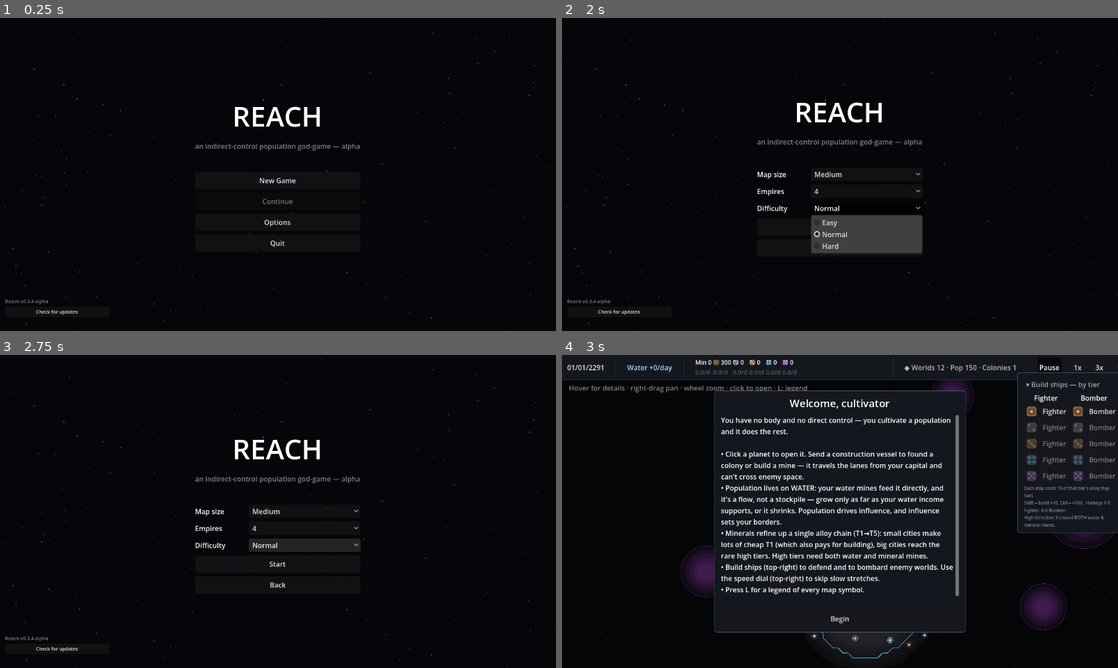
Above: before the commit, frames 1-4 (two rows, left to right).
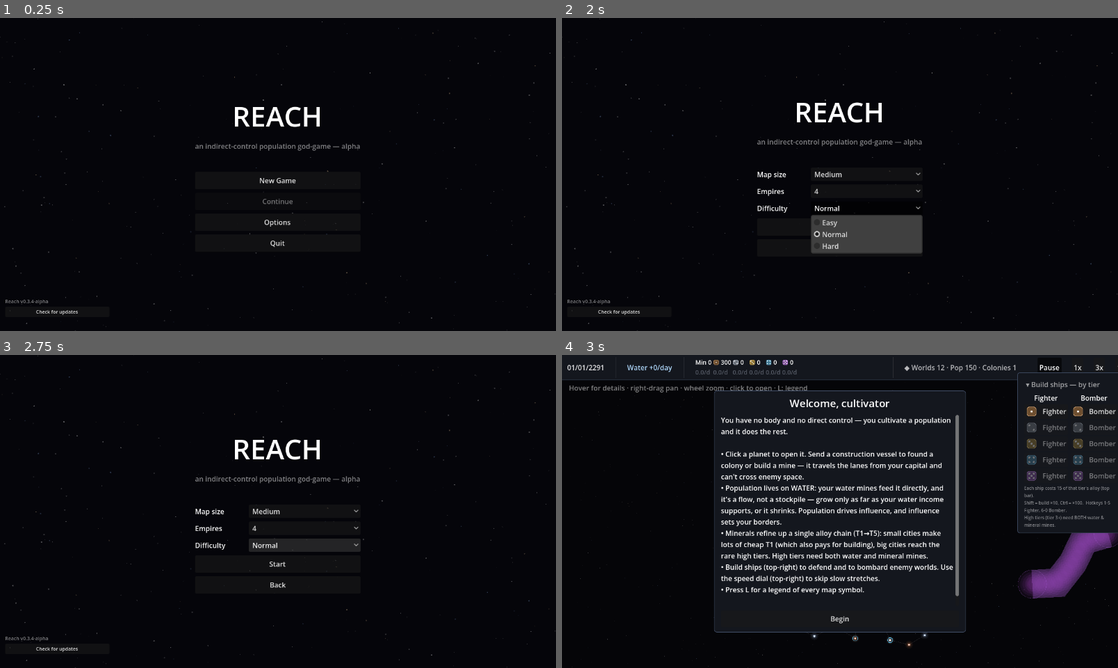
Above: after the commit, the same moments.

Repository: evyatarmitz/reach
Game: Godot game, scene res://menu/menu.tscn
Same seed, same stepped clock (60 frames per second), same inputs: the game is played once before the commit and once after it.
Inputs:
- Up to frame 1 (0.25 s): no input
- Up to frame 2 (2 s): click "New Game" at 0.5 s; click "Normal" at 1.25 s
- Up to frame 3 (2.75 s): click "Normal" at 2 s
- Up to frame 4 (3 s): click "Start" at 2.75 s

Frames 1-3 are identical in both runs. In frame 4, 3.6% of the frame differs, in the area x 21-100%, y 8-98%.

Commit message:
Reshape storms into snaking bands that lie across lanes — tactical, not walls
Anomalies were fat circles wedged into open space, kept off every lane so they
could never touch movement. That made them scenery. They're now snaking bands —
a spine polyline thickened into a capsule chain — that ARE allowed to cross
hyperlanes, because movement never consulted them anyway (routing is pure lane
topology). The result is a tactical object: a corridor that's blind and un-
projectable but perfectly flyable — sneak a fleet through a storm and it arrives
unseen, but you can't hold ground or see inside it.

- Representation: anomaly is {pts: PackedVector2Array (spine), r: band half-width}.
  Thinner and longer than the old blobs (see ANOMALY_* constants), grown from a
  random head along a wandering heading (ANOMALY_TURN wiggle) for interesting maps.
- Blocking unchanged in spirit: influence + sight still can't enter or cross a band.
  point_in_anomaly / segment_hits_anomaly now measure distance to the spine
  (point-to-polyline, segment-to-polyline via segment-segment distance).
- Placement drops the off-lanes rule but keeps the off-systems clearance, so no
  colony is ever born blind inside a storm. Bands stay spread apart by their heads.
- Rendering draws the band as overlapping haze blobs down a finely-sampled spine
  plus a rounded sausage outline; save/load serialize the spine point list.
- Tests: band-across-line blocks influence, a fleet flies through a band on its
  lane, generated bands never overlap a system. Determinism (bit-identical) holds.

Diff:
--- a/desktop/game/main.gd
+++ b/desktop/game/main.gd
@@ -1112,17 +1112,33 @@
 	# to grey explored-memory to never-seen black. Baked in the border refresh.
 	if _fog_tex != null:
 		draw_texture_rect(_fog_tex, _fog_rect, false)
-	# Cosmic anomalies: a magenta nebula haze with a darker core — physical hazards
-	# that block influence and sight, so they're always visible (you route around
-	# them). Drawn over the fog.
+	# Cosmic anomalies ("storms"): a magenta nebula haze snaking along a spine. They
+	# block influence and sight (not movement), so they're always visible — a blind
+	# corridor to route sight around but fly fleets through. The band is a capsule
+	# chain: overlapping haze blobs down the spine, then a bright outline of the same
+	# rounded sausage so its edges read clearly.
 	for an in sim.anomalies:
-		var ac: Vector2 = an.pos
+		var pts: PackedVector2Array = an.pts
 		var ar: float = an.r
-		for i in 5:
-			var t := float(i) / 5.0
+		# Sample the spine finely so blobs overlap into a continuous band.
+		var band := PackedVector2Array()
+		for i in pts.size() - 1:
+			var a: Vector2 = pts[i]
+			var b: Vector2 = pts[i + 1]
+			var segs := maxi(1, int(a.distance_to(b) / (ar * 0.5)))
+			for s in segs:
+				band.append(a.lerp(b, float(s) / float(segs)))
+		band.append(pts[pts.size() - 1])
+		for layer in 5:
+			var t := float(layer) / 5.0
 			var col := Color(0.5, 0.2, 0.6, 0.10 + t * 0.06)
-			draw_circle(ac, ar * (1.0 - t * 0.8), col)
-		draw_arc(ac, ar, 0.0, TAU, 48, Color(0.7, 0.4, 0.9, 0.35), 1.5)
+			for c in band:
+				draw_circle(c, ar * (1.0 - t * 0.8), col)
+		# Rounded outline: thick line down the spine + a cap circle at each end.
+		if pts.size() >= 2:
+			draw_polyline(pts, Color(0.7, 0.4, 0.9, 0.30), ar * 2.0)
+		draw_arc(pts[0], ar, 0.0, TAU, 24, Color(0.7, 0.4, 0.9, 0.35), 1.5)
+		draw_arc(pts[pts.size() - 1], ar, 0.0, TAU, 24, Color(0.7, 0.4, 0.9, 0.35), 1.5)
 	# Deformed influence borders (already fog-gated to VR in _recompute_borders).
 	# Two passes: a wide translucent underlay for a soft glow, then the crisp core.
 	for seg in _border_segments:
--- a/desktop/sim/constants.gd
+++ b/desktop/sim/constants.gd
@@ -264,12 +264,17 @@
 const MAP_AREA_PER_PLANET := 30000.0
 const MAP_MIN_SEPARATION := 90.0
 
-# Cosmic anomalies: circular regions that block influence and visibility. Placed in
-# open space (clear of systems and lanes) so they never break connectivity or
-# movement — they force influence/sight to route around them. Count scales a little
-# with map size (see generate_map).
+# Cosmic anomalies ("storms"): snaking bands that block influence and visibility but
+# NOT movement — fleets fly straight through them, and they're allowed to lie across
+# hyperlanes. That makes a storm a tactical object (a blind, un-defended corridor)
+# rather than a wall. Each is a capsule-chain: a spine polyline of ANOMALY_STEPS
+# points, thickened by ANOMALY_RADIUS. Count scales a little with map size.
 const ANOMALY_MIN := 2
 const ANOMALY_MAX := 6
-const ANOMALY_RADIUS_MIN := 110.0
-const ANOMALY_RADIUS_MAX := 190.0
-const ANOMALY_SYSTEM_CLEARANCE := 30.0   # keep this far off any system
+const ANOMALY_RADIUS_MIN := 42.0         # band half-width (thinner than the old blobs)
+const ANOMALY_RADIUS_MAX := 78.0
+const ANOMALY_STEPS_MIN := 5             # spine points — more = longer snake
+const ANOMALY_STEPS_MAX := 9
+const ANOMALY_STEP_LEN := 130.0          # spine segment length
+const ANOMALY_TURN := 0.9                # max radians a snake turns per step (wiggle)
+const ANOMALY_SYSTEM_CLEARANCE := 30.0   # keep the band this far off any system
--- a/desktop/sim/sim.gd
+++ b/desktop/sim/sim.gd
@@ -142,44 +142,51 @@
 	return sim
 
 
-# Scatter a few anomalies in open space — clear of every system and every lane, so
-# they block influence/visibility without ever cutting the map or a fleet's route.
+# Grow a few snaking storm-bands in open space. They may cross lanes (movement is
+# never blocked) but are kept clear of systems, so no colony is ever born blind inside
+# one. Each band is a spine polyline thickened by its radius (a capsule chain).
 static func _place_anomalies(sim: Sim, positions: Array, size: Vector2,
 		rng: RandomNumberGenerator) -> void:
 	var target: int = clampi(int(positions.size() / 12),
 		SimConstants.ANOMALY_MIN, SimConstants.ANOMALY_MAX)
-	# Spread them across the map instead of letting them clump: reject a candidate that's
-	# too near an anomaly already placed. ~the spacing of `target` points on a grid over
-	# the map, so they distribute rather than pile into one open region.
+	# Spread bands across the map instead of letting them clump: reject a candidate whose
+	# head starts too near an existing band's head. ~the spacing of `target` points on a
+	# grid over the map.
 	var min_apart: float = sqrt(size.x * size.y / maxf(1.0, float(target))) * 0.62
 	var attempts := 0
 	while sim.anomalies.size() < target and attempts < target * 800:
 		attempts += 1
 		var r := rng.randf_range(SimConstants.ANOMALY_RADIUS_MIN,
 			SimConstants.ANOMALY_RADIUS_MAX)
-		var p := Vector2(rng.randf_range(r, size.x - r), rng.randf_range(r, size.y - r))
+		var steps: int = rng.randi_range(SimConstants.ANOMALY_STEPS_MIN,
+			SimConstants.ANOMALY_STEPS_MAX)
+		# Grow the spine from a random head along a wandering heading. Reject the whole
+		# band if any spine point strays off-map or too near a system.
+		var head := Vector2(rng.randf_range(r, size.x - r), rng.randf_range(r, size.y - r))
 		var clear := true
-		for an in sim.anomalies:   # keep anomalies spread apart
-			if p.distance_to(an.pos) < min_apart:
+		for an in sim.anomalies:   # keep band heads spread apart
+			if head.distance_to(an.pts[0]) < min_apart:
 				clear = false
 				break
+		if not clear:
+			continue
+		var pts := PackedVector2Array([head])
+		var heading := rng.randf_range(0.0, TAU)
+		var p := head
+		for s in steps - 1:
+			heading += rng.randf_range(-SimConstants.ANOMALY_TURN, SimConstants.ANOMALY_TURN)
+			p = p + Vector2.from_angle(heading) * SimConstants.ANOMALY_STEP_LEN
+			if p.x < r or p.y < r or p.x > size.x - r or p.y > size.y - r:
+				clear = false
+				break
+			pts.append(p)
 		if clear:
-			for q in positions:   # keep off systems
-				if p.distance_to(q) < r + SimConstants.ANOMALY_SYSTEM_CLEARANCE:
+			for q in positions:   # keep the whole band off systems
+				if _dist_point_to_polyline(q, pts) < r + SimConstants.ANOMALY_SYSTEM_CLEARANCE:
 					clear = false
 					break
 		if clear:
-			for l in sim.lanes:   # keep off lanes (movement never blocked)
-				var a: Vector2 = sim.systems[l[0]].map_pos
-				var b: Vector2 = sim.systems[l[1]].map_pos
-				var ab := b - a
-				var len2 := ab.length_squared()
-				var t := 0.0 if len2 <= 0.0 else clampf((p - a).dot(ab) / len2, 0.0, 1.0)
-				if p.distance_to(a + ab * t) < r:
-					clear = false
-					break
-		if clear:
-			sim.anomalies.append({"pos": p, "r": r})
+			sim.anomalies.append({"pts": pts, "r": r})
 
 
 # Minimum spanning tree (Prim) so the whole map is one connected component, plus
@@ -324,7 +331,12 @@
 			"nad": a._next_action_day})
 	var ans: Array = []
 	for an in anomalies:
-		ans.append({"x": an.pos.x, "y": an.pos.y, "r": an.r})
+		var xs: Array = []
+		var ys: Array = []
+		for pt in an.pts:
+			xs.append(pt.x)
+			ys.append(pt.y)
+		ans.append({"xs": xs, "ys": ys, "r": an.r})
 	var bs: Array = []
 	for b in builders:
 		bs.append({"id": b.id, "eid": b.eid, "sys": b.sys, "path": b.path.duplicate(),
@@ -413,7 +425,12 @@
 	for l in d.lanes:
 		sim.lanes.append([int(l[0]), int(l[1])])
 	for an in d.get("anomalies", []):
-		sim.anomalies.append({"pos": Vector2(an.x, an.y), "r": float(an.r)})
+		var pts := PackedVector2Array()
+		var xs: Array = an.get("xs", [])
+		var ys: Array = an.get("ys", [])
+		for i in xs.size():
+			pts.append(Vector2(float(xs[i]), float(ys[i])))
+		sim.anomalies.append({"pts": pts, "r": float(an.r)})
 	for b in d.get("builders", []):
 		var bpath: Array[int] = []
 		for x in b.path:
@@ -557,7 +574,7 @@
 
 func point_in_anomaly(p: Vector2) -> bool:
 	for an in anomalies:
-		if p.distance_to(an.pos) < an.r:
+		if _dist_point_to_polyline(p, an.pts) < an.r:
 			return true
 	return false
 
@@ -565,13 +582,42 @@
 # True if the segment a→b passes through any anomaly (blocking influence/sight).
 func segment_hits_anomaly(a: Vector2, b: Vector2) -> bool:
 	for an in anomalies:
-		var c: Vector2 = an.pos
-		var ab := b - a
-		var len2 := ab.length_squared()
-		var t := 0.0 if len2 <= 0.0 else clampf((c - a).dot(ab) / len2, 0.0, 1.0)
-		if c.distance_to(a + ab * t) < an.r:
+		var pts: PackedVector2Array = an.pts
+		for i in pts.size() - 1:
+			if _seg_seg_dist(a, b, pts[i], pts[i + 1]) < an.r:
+				return true
+		# A single-point (degenerate) spine has no segment to test above.
+		if pts.size() == 1 and _dist_point_to_segment(pts[0], a, b) < an.r:
 			return true
 	return false
+
+
+# Shortest distance from point p to the polyline `pts` (a storm's spine).
+static func _dist_point_to_polyline(p: Vector2, pts: PackedVector2Array) -> float:
+	if pts.is_empty():
+		return INF
+	if pts.size() == 1:
+		return p.distance_to(pts[0])
+	var best := INF
+	for i in pts.size() - 1:
+		best = minf(best, _dist_point_to_segment(p, pts[i], pts[i + 1]))
+	return best
+
+
+static func _dist_point_to_segment(p: Vector2, a: Vector2, b: Vector2) -> float:
+	var ab := b - a
+	var len2 := ab.length_squared()
+	var t := 0.0 if len2 <= 0.0 else clampf((p - a).dot(ab) / len2, 0.0, 1.0)
+	return p.distance_to(a + ab * t)
+
+
+# Shortest distance between two segments (p1p2 and p3p4). 0 if they cross.
+static func _seg_seg_dist(p1: Vector2, p2: Vector2, p3: Vector2, p4: Vector2) -> float:
+	if Geometry2D.segment_intersects_segment(p1, p2, p3, p4) != null:
+		return 0.0
+	return minf(
+		minf(_dist_point_to_segment(p1, p3, p4), _dist_point_to_segment(p2, p3, p4)),
+		minf(_dist_point_to_segment(p3, p1, p2), _dist_point_to_segment(p4, p1, p2)))
 
 
 # Influence from source system to a point is blocked if the point is inside an
--- a/desktop/tests/run_tests.gd
+++ b/desktop/tests/run_tests.gd
@@ -834,21 +834,34 @@
 	sim.inject_colony(e.id, sim.add_planet(a.id, "pa").id, 1000.0, true)
 	check(sim.claim_strength(b.id, e.id) > 0.0,
 		"influence reaches an in-range system with no anomaly between")
-	sim.anomalies.append({"pos": Vector2(150, 0), "r": 60.0})
+	# A snaking band (spine polyline) laid across the A→B line blocks influence.
+	sim.anomalies.append({"pts": PackedVector2Array([Vector2(150, -80), Vector2(150, 80)]),
+		"r": 60.0})
 	check(sim.claim_strength(b.id, e.id) == 0.0,
-		"an anomaly on the line between two systems blocks influence")
+		"a storm band across the line between two systems blocks influence")
 	check(sim.point_in_anomaly(Vector2(150, 0)),
-		"point_in_anomaly true inside an anomaly")
+		"point_in_anomaly true inside a band")
 	check(not sim.point_in_anomaly(Vector2(150, 500)),
 		"point_in_anomaly false well outside")
-	# A generated map keeps anomalies clear of every system and lane.
+	# Fleets are NOT blocked by storms: a band lying over a lane leaves the route valid.
+	var sm := Sim.new()
+	var se := sm.add_empire("A", Color.WHITE)
+	var s0 := sm.add_system("S0"); s0.map_pos = Vector2.ZERO
+	var s1 := sm.add_system("S1"); s1.map_pos = Vector2(200, 0)
+	sm.add_lane(s0.id, s1.id)
+	var pf := sm._fleet_at(se.id, s0.id); pf.fighters[0] = 3
+	sm.anomalies.append({"pts": PackedVector2Array([Vector2(100, -60), Vector2(100, 60)]),
+		"r": 50.0})
+	check(sm.order_fleet(pf.id, s1.id) and pf.is_moving(),
+		"a fleet can move through a storm laid across its lane")
+	# A generated map keeps storm bands clear of every system (lanes are fair game now).
 	var m := Sim.new_demo()
 	var ok := true
 	for an in m.anomalies:
 		for s in m.systems.values():
-			if s.map_pos.distance_to(an.pos) < an.r:
+			if Sim._dist_point_to_polyline(s.map_pos, an.pts) < an.r:
 				ok = false
-	check(ok, "generated anomalies never overlap a system")
+	check(ok, "generated storm bands never overlap a system")
 
 
 func _test_specialization() -> void:
